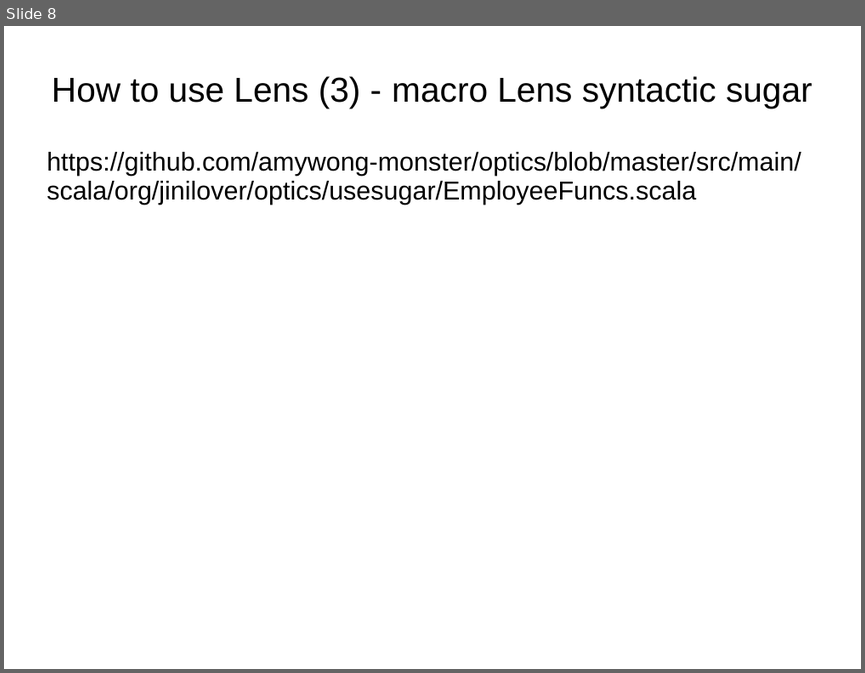
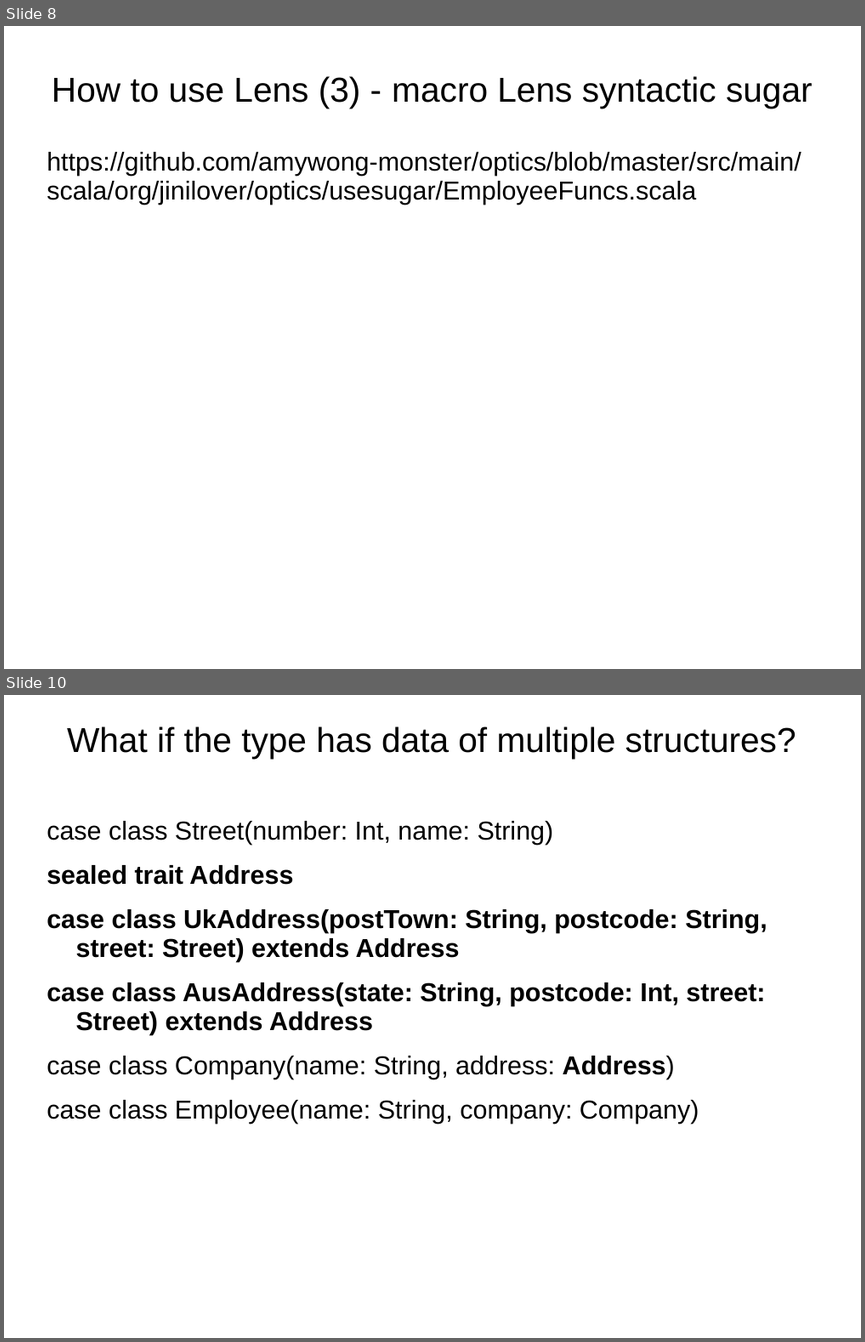
Before and after one commit to amywong-monster/Presentations, a slide deck: 2021-08-05-Update-immutable-data.ppt. Shown one above the other, each under a label of ours: slide 8 before the commit, slides 8 and 10 after it; the slides between them are not shown. The pictures are 865x673 and 865x1342 pixels, drawn with LibreOffice and Linux fonts; fonts in the diff are those of the drawing. Boxes give left, top, right and bottom in pixels: in the first picture for what was removed or moved away, otherwise in the second. Text is boxed around its words. In the diff, an @@ line names an element or a change of style, - is before the commit and + after.

```diff
--- a/2021-08-05-Update-immutable-data.ppt
+++ b/2021-08-05-Update-immutable-data.ppt
@@ slide 10 added at <box>4,695,861,1338</box>, background #FFFFFF @@
@@ title added at <box>67,726,796,758</box>, 32 pt, text #000000 @@
+What if the type has data of multiple structures?
@@ text added at <box>46,821,766,1123</box>, 24 pt, text #000000, bold @@
+case class Street(number: Int, name: String)
+sealed trait Address
+case class UkAddress(postTown: String, postcode: String, street: Street) extends Address
+case class AusAddress(state: String, postcode: Int, street: Street) extends Address
+case class Company(name: String, address: Address)
+case class Employee(name: String, company: Company)
```
Also in this commit, not shown: 3 slides changed, 5 other slides added.
